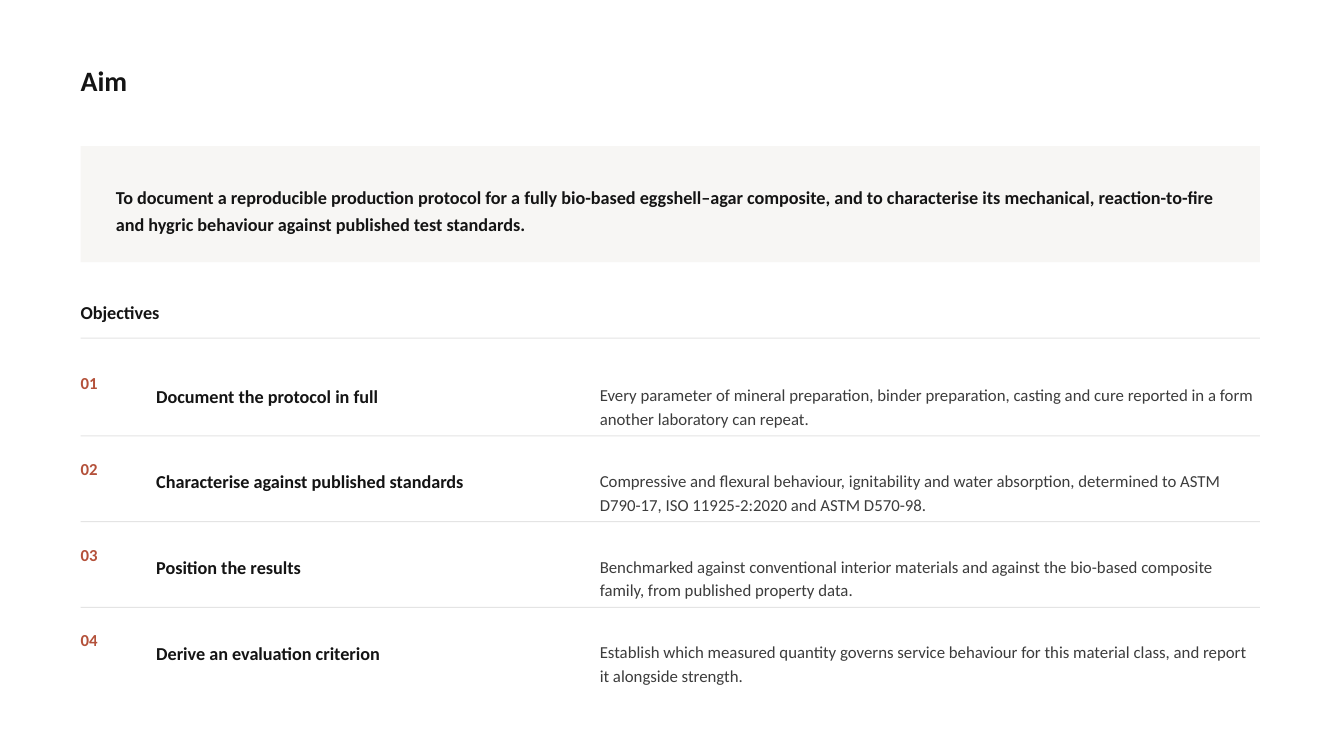
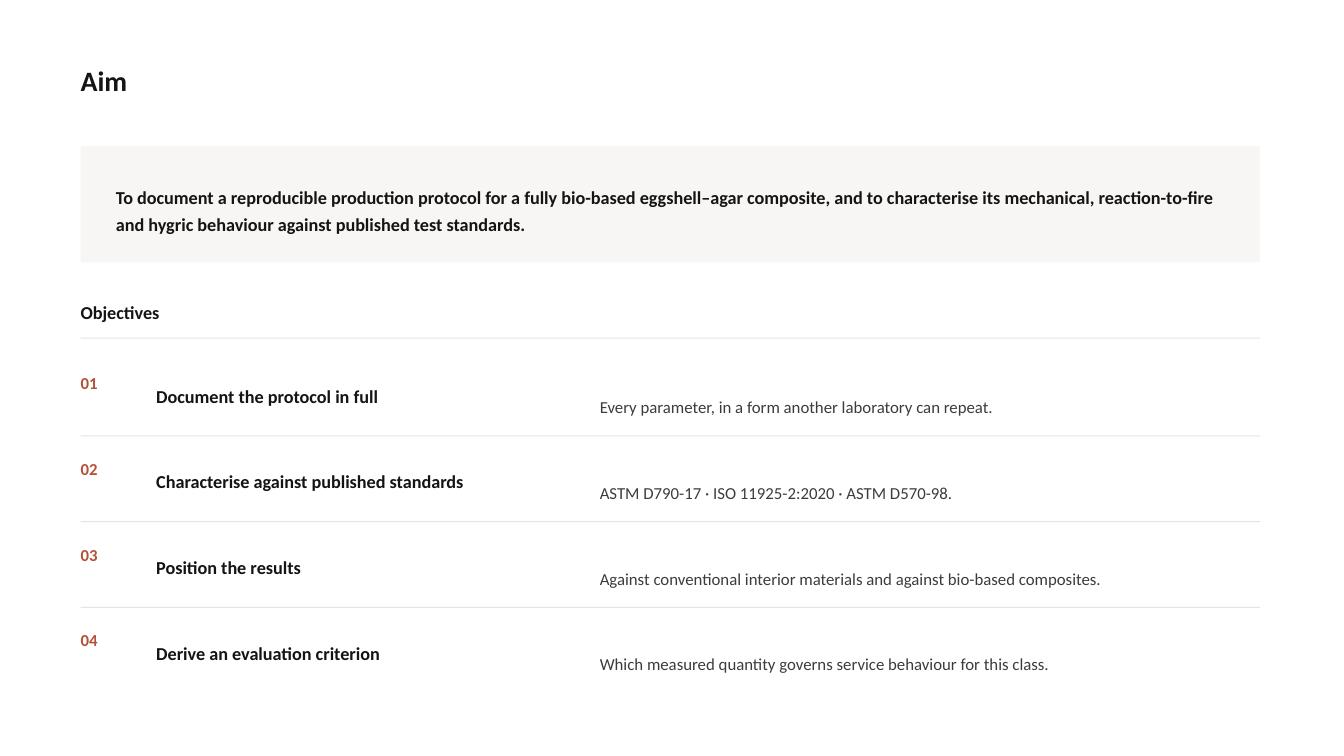
Before and after one commit to bunal91/sanat-ve-mekan, a slide deck: slide 6 of konferans-bildirisi/06-sunum/ICSMMEP26_Presentation_Unal.pptx. Drawn at 1344x756 pixels with LibreOffice and Linux fonts; fonts in the diff are those of the drawing. Boxes give left, top, right and bottom in pixels: in the first picture for what was removed or moved away, otherwise in the second. Text is boxed around its words. In the diff, an @@ line names an element or a change of style, - is before the commit and + after.

```diff
--- a/konferans-bildirisi/06-sunum/ICSMMEP26_Presentation_Unal.pptx
+++ b/konferans-bildirisi/06-sunum/ICSMMEP26_Presentation_Unal.pptx
@@ text at box(600, 401, 993, 416): text changed @@
-Every parameter of mineral preparation, binder preparation, casting and cure reported in a form another laboratory can repeat.
+Every parameter, in a form another laboratory can repeat.
@@ text at box(600, 487, 952, 499): text changed @@
-Compressive and flexural behaviour, ignitability and water absorption, determined to ASTM D790-17, ISO 11925-2:2020 and ASTM D570-98.
+ASTM D790-17 · ISO 11925-2:2020 · ASTM D570-98.
@@ text at box(600, 573, 1101, 588): text changed @@
-Benchmarked against conventional interior materials and against the bio-based composite family, from published property data.
+Against conventional interior materials and against bio-based composites.
@@ text at box(600, 658, 1048, 673): text changed @@
-Establish which measured quantity governs service behaviour for this material class, and report it alongside strength.
+Which measured quantity governs service behaviour for this class.
```
Also in this commit, not shown: 12 other slides changed, 1 slide added, 2 slides removed, 6 other files.
